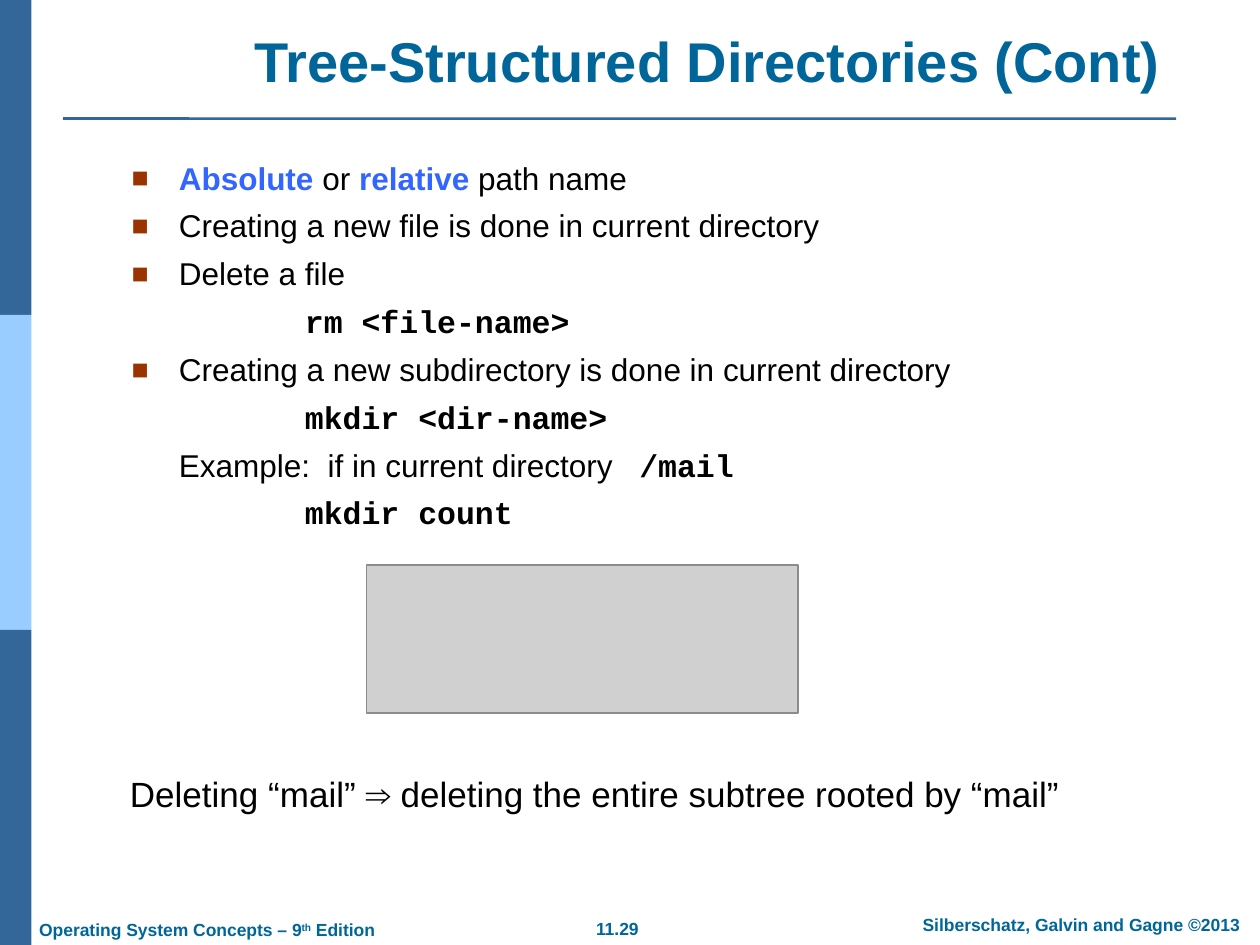
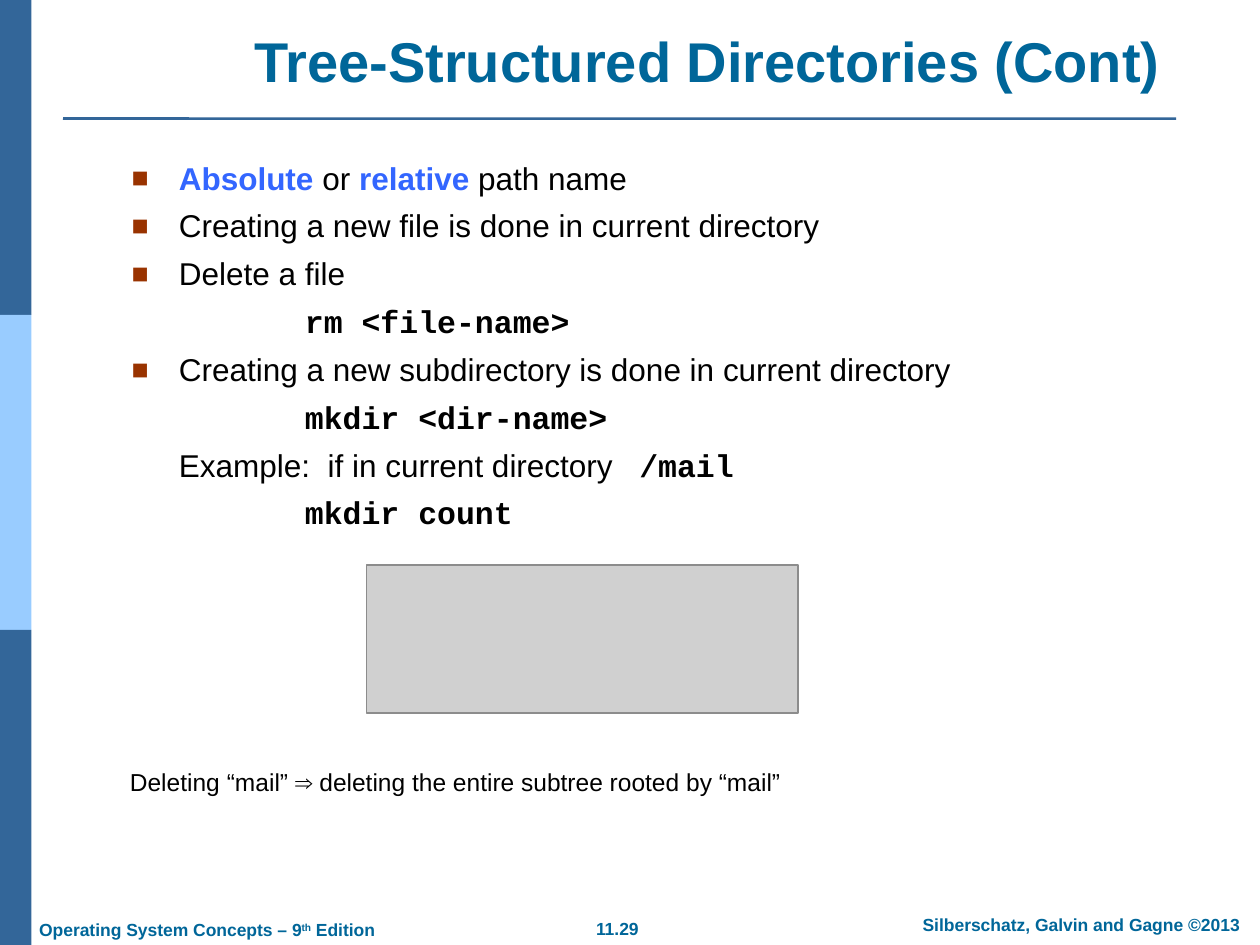
Before and after one commit to GeneralNitin/S4, a slide deck: slide 29 of S4/03. OS/PPTs/PPT-dir/ch11.ppt. Drawn at 1260x945 pixels with LibreOffice and Linux fonts; fonts in the diff are those of the drawing; grey boxes stand for pictures; background and template pictures are left out. Boxes give left, top, right and bottom in pixels: in the first picture for what was removed or moved away, otherwise in the second. Text is boxed around its words. In the diff, an @@ line names an element or a change of style, - is before the commit and + after.

```diff
--- a/S4/03. OS/PPTs/PPT-dir/ch11.ppt
+++ b/S4/03. OS/PPTs/PPT-dir/ch11.ppt
@@ text "Deleting “mail” ⇒ deleting the ..." at [130, 773, 780, 796]: size 20 to 14 pt; line spacing 1 to 0.8 @@
```
Also in this commit, not shown: 3 other slides changed, 47 other files.
